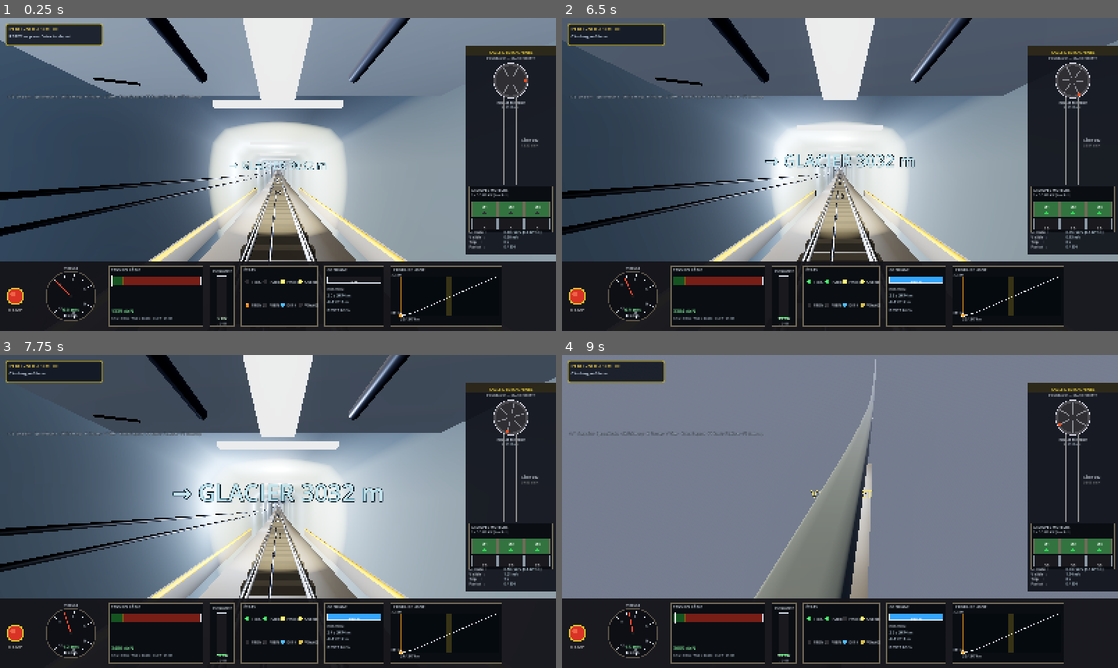
Above: before the commit, frames 1-4 (two rows, left to right).
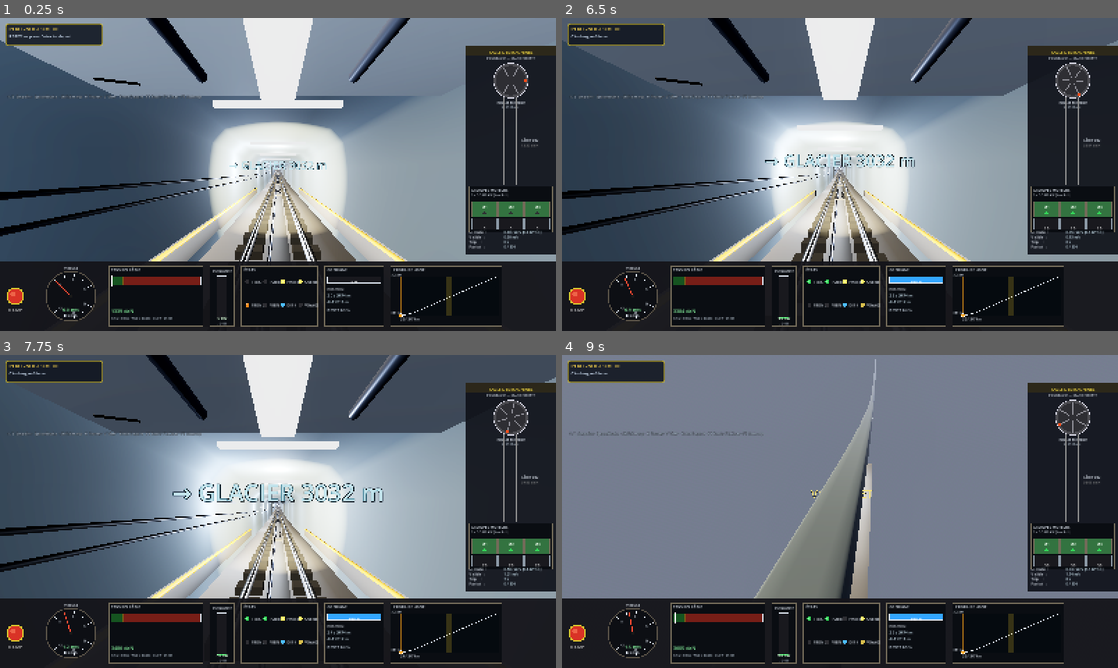
Above: after the commit, the same moments.

Repository: ARP273-ROSE/perce-neige-sim
Game: Godot game, scene res://scenes/main.tscn
Two runs of this game, one before a commit and one after it. Both use one fixed random seed, a clock stepped at 60 frames per second and the inputs below.
Inputs:
- Up to frame 1 (0.25 s): no input
- Up to frame 2 (6.5 s): tap Enter (ready_depart) at 0.5, 1.35, 4.35 s; hold Up (speed_up) 0.53-1.28 s; tap Shift (emergency) at 0.6, 3.6 s; hold Space (brake) 1.28-2.03 s; hold Up (speed_up) 2.03-3.53 s; tap H (toggle_headlights) at 2.1, 5.1 s; tap V (toggle_view) at 2.85, 5.85 s; tap Space (brake) at 3.5 s; hold Space (brake) 3.53-5.78 s; hold Up (speed_up) from 5.78 s (still down)
- Up to frame 3 (7.75 s): keep holding Up (speed_up); tap Shift (emergency) at 6.6 s; tap Enter (ready_depart) at 7.35 s
- Up to frame 4 (9 s): release Up (speed_up) at 8.03 s; hold Space (brake) from 8.03 s (still down); tap H (toggle_headlights) at 8.1 s; tap V (toggle_view) at 8.85 s

The runs differ from the first frame. In frame 1, 1.1% of the frame differs, in the area x 42-58%, y 49-78%; in frame 2, 1.1%, in the area x 41-59%, y 49-78%; in frame 3, 1.1%; in frame 4, nothing differs.

Commit message:
feat(3d): voie fidèle aux photos — blochets par rail + longrine continue des galets
D'après les photos du vrai Perce-Neige (2026-04-26, vues cockpit des
sections rectangulaire et TBM) : les traverses ne sont PAS continues
entre les deux rails comme en voie ferrée classique.

- Blochets INDÉPENDANTS : chaque rail repose sur sa propre rangée de
  plots béton (0,55 × 0,42 × 0,20 m, entraxe 0,95 m) — le blochet
  traversant de 1,55 m est remplacé par 2 blocs à ±écartement/2
  (4 dans le loop, 2 par voie). Canal central libéré.
- LONGRINE CONTINUE entre les rails : support béton (0,50 × 0,10 m de
  section) qui court sur toute la ligne et porte les socles des 256
  paires de galets du câble — socles, équerres, poulies et câble
  remontent de cable_beam_height.
- Fourche à l'entrée/sortie du loop : la longrine centrale unique
  s'étend jusqu'au point où l'écartement des voies atteint une
  demi-largeur (calculé depuis passing_loop_offset), puis chaque voie
  a sa longrine — pas de chevauchement/z-fighting à la convergence.

Construction chunkée (120 m) + échantillonnage adaptatif comme le reste
de la voie. Coût : +31 k vertices (741 k total), blochets 2×.

Validé : Godot 4.6.1 headless, boot client sans erreur, --mesh-stats OK.

Diff:
--- a/godot_project/scripts/track_builder.gd
+++ b/godot_project/scripts/track_builder.gd
@@ -24,9 +24,19 @@
 @export var slab_width: float = 3.20         # largeur dalle (déborde sous banquettes)
 
 @export var sleeper_spacing: float = 0.95    # entraxe blocs (≈ 950 mm, gaps visibles)
-@export var sleeper_length: float = 1.55     # longueur transverse (~bord à bord rails)
-@export var sleeper_width: float = 0.36      # largeur (sens voie), gap ≈ 60 cm
-@export var sleeper_height: float = 0.20     # épaisseur (un peu plus haut, profil béton apparent)
+# Blochets INDÉPENDANTS sous chaque rail (photos du 2026-04-26 : les
+# traverses ne sont PAS continues entre les deux rails comme en voie
+# ferrée classique — chaque rail repose sur sa propre rangée de plots
+# béton, et l'espace central est occupé par la longrine des galets).
+@export var block_width: float = 0.55        # largeur transverse d'un blochet
+@export var sleeper_width: float = 0.42      # longueur (sens voie) d'un blochet
+@export var sleeper_height: float = 0.20     # épaisseur (profil béton apparent)
+
+# Longrine CONTINUE entre les deux rails : c'est elle qui porte les
+# supports de galets du câble tracteur (photos : canal central avec le
+# câble posé sur ses galets tout du long, y compris dans le loop).
+@export var cable_beam_width: float = 0.50
+@export var cable_beam_height: float = 0.10
 
 @export var guide_spacing: float = 13.57     # entraxe RÉEL : 3474 m / 256 paires (source CFD)
 @export var pulley_radius: float = 0.15      # rayon poulie/galet (300 mm)
@@ -81,6 +91,7 @@
 	_build_slab()
 	_build_rails()
 	_build_sleepers()
+	_build_cable_beam()
 	_build_guides()
 	_build_cable()
 
@@ -503,33 +514,42 @@
 # ---------------------------------------------------------------------------
 
 func _build_sleepers() -> void:
-	# Traverses béton un peu plus sombres que la dalle pour les rendre
+	# Blochets béton un peu plus sombres que la dalle pour les rendre
 	# clairement visibles depuis loin (avant le tuning : delta de 0.06
 	# seulement avec la dalle → indistinguables au-delà de 5 m).
+	#
+	# Fidèle aux photos du vrai Perce-Neige (2026-04-26) : PAS de traverse
+	# continue entre les rails — chaque rail repose sur sa propre rangée
+	# de blochets indépendants, le canal central restant libre pour la
+	# longrine des galets du câble (cf. _build_cable_beam).
 	var mat: StandardMaterial3D = StandardMaterial3D.new()
 	mat.albedo_color = Color(0.22, 0.21, 0.19)
 	mat.roughness = 0.95
 	mat.metallic = 0.0
 
 	var box: BoxMesh = BoxMesh.new()
-	box.size = Vector3(sleeper_length, sleeper_height, sleeper_width)
+	box.size = Vector3(block_width, sleeper_height, sleeper_width)
 	box.material = mat
 
-	# Construit la liste des positions :
-	# - Hors loop plat : 1 traverse centrée (x=0)
-	# - Dans loop plat [PASSING_START, PASSING_END] : 2 traverses, une par voie,
-	#   décalées par tunnel.passing_loop_offset(s, ±1) (qui vaut ±2.20m au cœur du loop).
-	# Les zones de transition (15m de chaque côté) gardent une seule traverse centrée,
-	# acceptable visuellement vu qu'on est en mouvement à 10 m/s.
-	var positions: Array = []  # [{s: float, off: float}, ...]
+	# Construit la liste des positions : un blochet SOUS CHAQUE RAIL
+	# (x = centre de voie ± demi-écartement).
+	# - Hors loop plat : 1 voie centrée → 2 blochets
+	# - Dans loop plat [PASSING_START, PASSING_END] : 2 voies décalées par
+	#   tunnel.passing_loop_offset(s, ±1) → 4 blochets
+	var hg: float = gauge_m * 0.5
+	var positions: Array = []  # [{s: float, off: float}, ...] — off = centre du blochet
 	var n_total: int = int(PNConstants.LENGTH / sleeper_spacing)
 	for i in range(n_total):
 		var s: float = (float(i) + 0.5) * sleeper_spacing
+		var track_offs: Array = []
 		if s >= PNConstants.PASSING_START and s <= PNConstants.PASSING_END:
-			positions.append({"s": s, "off": tunnel.passing_loop_offset(s, -1.0)})
-			positions.append({"s": s, "off": tunnel.passing_loop_offset(s, +1.0)})
+			track_offs = [tunnel.passing_loop_offset(s, -1.0),
+						  tunnel.passing_loop_offset(s, +1.0)]
 		else:
-			positions.append({"s": s, "off": 0.0})
+			track_offs = [0.0]
+		for toff in track_offs:
+			positions.append({"s": s, "off": toff - hg})
+			positions.append({"s": s, "off": toff + hg})
 
 	var mm: MultiMesh = MultiMesh.new()
 	mm.transform_format = MultiMesh.TRANSFORM_3D
@@ -552,6 +572,136 @@
 
 
 # ---------------------------------------------------------------------------
+# Longrine centrale continue — support des galets du câble tracteur.
+# Sur les photos du vrai funiculaire, l'espace entre les deux rails est
+# occupé par un support béton/acier CONTINU sur lequel sont fixés les
+# supports de galets (256 paires sur la ligne). Les socles ponctuels de
+# _build_guides posent dessus.
+# ---------------------------------------------------------------------------
+
+func _build_cable_beam() -> void:
+	var mat: StandardMaterial3D = StandardMaterial3D.new()
+	mat.albedo_color = Color(0.34, 0.33, 0.31)   # béton, plus sombre que la dalle
+	mat.roughness = 0.90
+	mat.metallic = 0.05
+
+	# Hors loop : UNE longrine centrale porte les deux câbles (2 galets côte
+	# à côte sur chaque socle). Dans le loop : chaque voie a la sienne.
+	# La fourche se fait au point où les voies se sont écartées d'une
+	# demi-largeur de longrine — avant ce point, les deux longrines de voie
+	# se superposeraient au centre (z-fighting) ; après, elles sont
+	# disjointes et prolongent proprement la face de fin de la centrale.
+	var fork_ds: float = _beam_fork_ds()
+	var s_fork_lo: float = PNConstants.PASSING_START + fork_ds
+	var s_fork_hi: float = PNConstants.PASSING_END - fork_ds
+	_build_cable_beam_section(mat, 0.0, s_fork_lo, 0.0, "CableBeamLow")
+	_build_cable_beam_section(mat, s_fork_lo, s_fork_hi, -1.0, "CableBeamLoopL")
+	_build_cable_beam_section(mat, s_fork_lo, s_fork_hi, +1.0, "CableBeamLoopR")
+	_build_cable_beam_section(mat, s_fork_hi, PNConstants.LENGTH, 0.0, "CableBeamHigh")
+
+
+# Distance (depuis PASSING_START) à laquelle l'écartement des voies
+# atteint une demi-largeur de longrine + marge → point de fourche.
+func _beam_fork_ds() -> float:
+	var target: float = cable_beam_width * 0.5 + 0.02
+	var ds: float = 0.0
+	while ds < 100.0:
+		if absf(tunnel.passing_loop_offset(PNConstants.PASSING_START + ds, 1.0)) >= target:
+			return ds
+		ds += 0.5
+	return 20.0  # fallback théorique (jamais atteint avec l'offset sin²)
+
+
+func _build_cable_beam_section(
+	mat: StandardMaterial3D, s_start: float, s_end: float,
+	side: float, name: String,
+) -> void:
+	var c_start: float = s_start
+	var chunk_i: int = 0
+	while c_start < s_end - 0.001:
+		var c_end: float = minf(c_start + chunk_length, s_end)
+		_build_cable_beam_chunk(mat, c_start, c_end, side,
+			"%s_%d" % [name, chunk_i])
+		c_start = c_end
+		chunk_i += 1
+
+
+func _build_cable_beam_chunk(
+	mat: StandardMaterial3D, s_start: float, s_end: float,
+	side: float, name: String,
+) -> void:
+	var st: SurfaceTool = SurfaceTool.new()
+	st.begin(Mesh.PRIMITIVE_TRIANGLES)
+	st.set_material(mat)
+
+	var half_w: float = cable_beam_width * 0.5
+	var y_lo: float = floor_y_local + slab_thickness - 0.01
+	var y_hi: float = y_lo + cable_beam_height
+
+	var s_list: Array = _adaptive_s_list(s_start, s_end, side)
+	var prev_s: float = s_list[0]
+	var prev_xform: Transform3D = tunnel.transform_at(prev_s)
+	var prev_off: float = _track_center_x(prev_s, side)
+	for i in range(1, s_list.size()):
+		var s_cur: float = s_list[i]
+		var cur_xform: Transform3D = tunnel.transform_at(s_cur)
+		var cur_off: float = _track_center_x(s_cur, side)
+
+		var p0: Vector3 = prev_xform.origin
+		var p1: Vector3 = cur_xform.origin
+		var r0: Vector3 = prev_xform.basis.x
+		var r1: Vector3 = cur_xform.basis.x
+		var u0: Vector3 = prev_xform.basis.y
+		var u1: Vector3 = cur_xform.basis.y
+
+		var v0: float = prev_s
+		var v1: float = s_cur
+
+		# Dessus
+		_emit_quad_strip(
+			st,
+			_pt(p0, r0, u0, prev_off - half_w, y_hi),
+			_pt(p0, r0, u0, prev_off + half_w, y_hi),
+			_pt(p1, r1, u1, cur_off - half_w, y_hi),
+			_pt(p1, r1, u1, cur_off + half_w, y_hi),
+			Vector2(0.0, v0), Vector2(1.0, v0),
+			Vector2(0.0, v1), Vector2(1.0, v1),
+		)
+		# Flanc gauche
+		_emit_quad_strip(
+			st,
+			_pt(p0, r0, u0, prev_off - half_w, y_lo),
+			_pt(p0, r0, u0, prev_off - half_w, y_hi),
+			_pt(p1, r1, u1, cur_off - half_w, y_lo),
+			_pt(p1, r1, u1, cur_off - half_w, y_hi),
+			Vector2(0.0, v0), Vector2(0.2, v0),
+			Vector2(0.0, v1), Vector2(0.2, v1),
+		)
+		# Flanc droite
+		_emit_quad_strip(
+			st,
+			_pt(p0, r0, u0, prev_off + half_w, y_hi),
+			_pt(p0, r0, u0, prev_off + half_w, y_lo),
+			_pt(p1, r1, u1, cur_off + half_w, y_hi),
+			_pt(p1, r1, u1, cur_off + half_w, y_lo),
+			Vector2(0.8, v0), Vector2(1.0, v0),
+			Vector2(0.8, v1), Vector2(1.0, v1),
+		)
+
+		prev_s = s_cur
+		prev_xform = cur_xform
+		prev_off = cur_off
+
+	st.generate_normals()
+	st.generate_tangents()
+	var mi: MeshInstance3D = MeshInstance3D.new()
+	mi.name = name
+	mi.mesh = st.commit()
+	mi.cast_shadow = GeometryInstance3D.SHADOW_CASTING_SETTING_OFF
+	add_child(mi)
+
+
+# ---------------------------------------------------------------------------
 # Guides câble réalistes — socle + équerres + poulie/galet rotatif
 #
 # Structure Von Roll : socle béton fixé au sol entre les rails, deux équerres
@@ -562,7 +712,10 @@
 # ---------------------------------------------------------------------------
 
 func _build_guides() -> void:
-	var top_slab: float = floor_y_local + slab_thickness  # top de dalle
+	# Les socles de galets posent sur la LONGRINE continue (cf.
+	# _build_cable_beam), pas directement sur la dalle — le câble et les
+	# poulies montent d'autant (cable_beam_height).
+	var top_slab: float = floor_y_local + slab_thickness - 0.01 + cable_beam_height
 
 	# Hauteurs dans la base locale
 	var y_base_lo: float = top_slab
